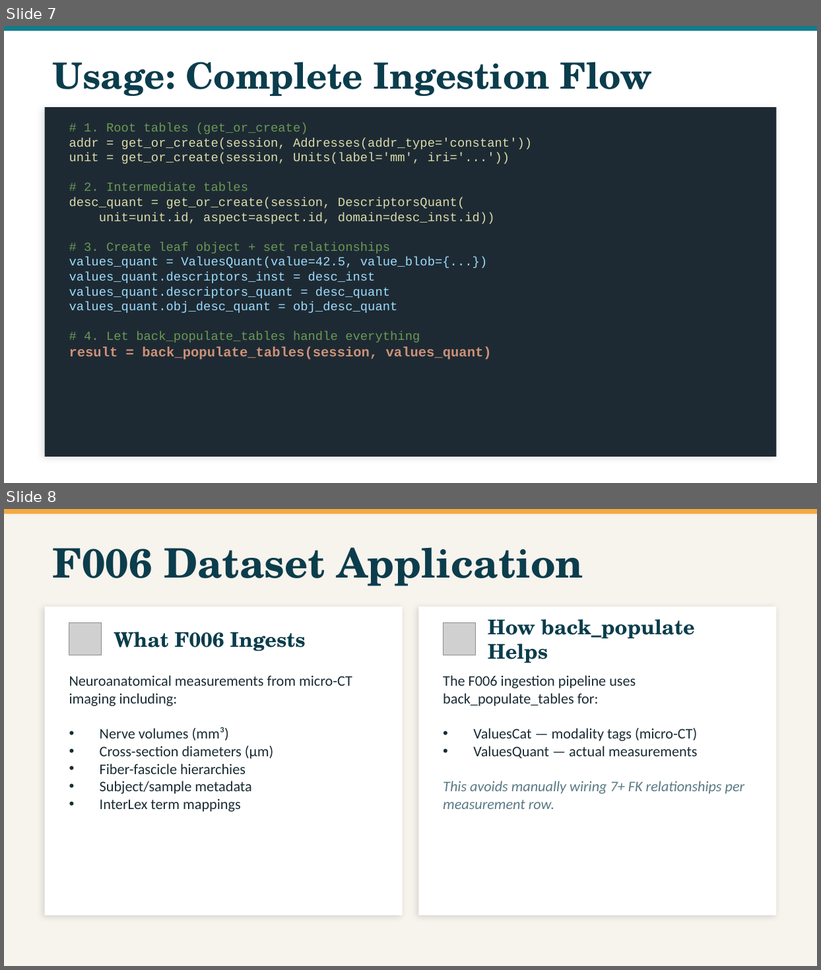
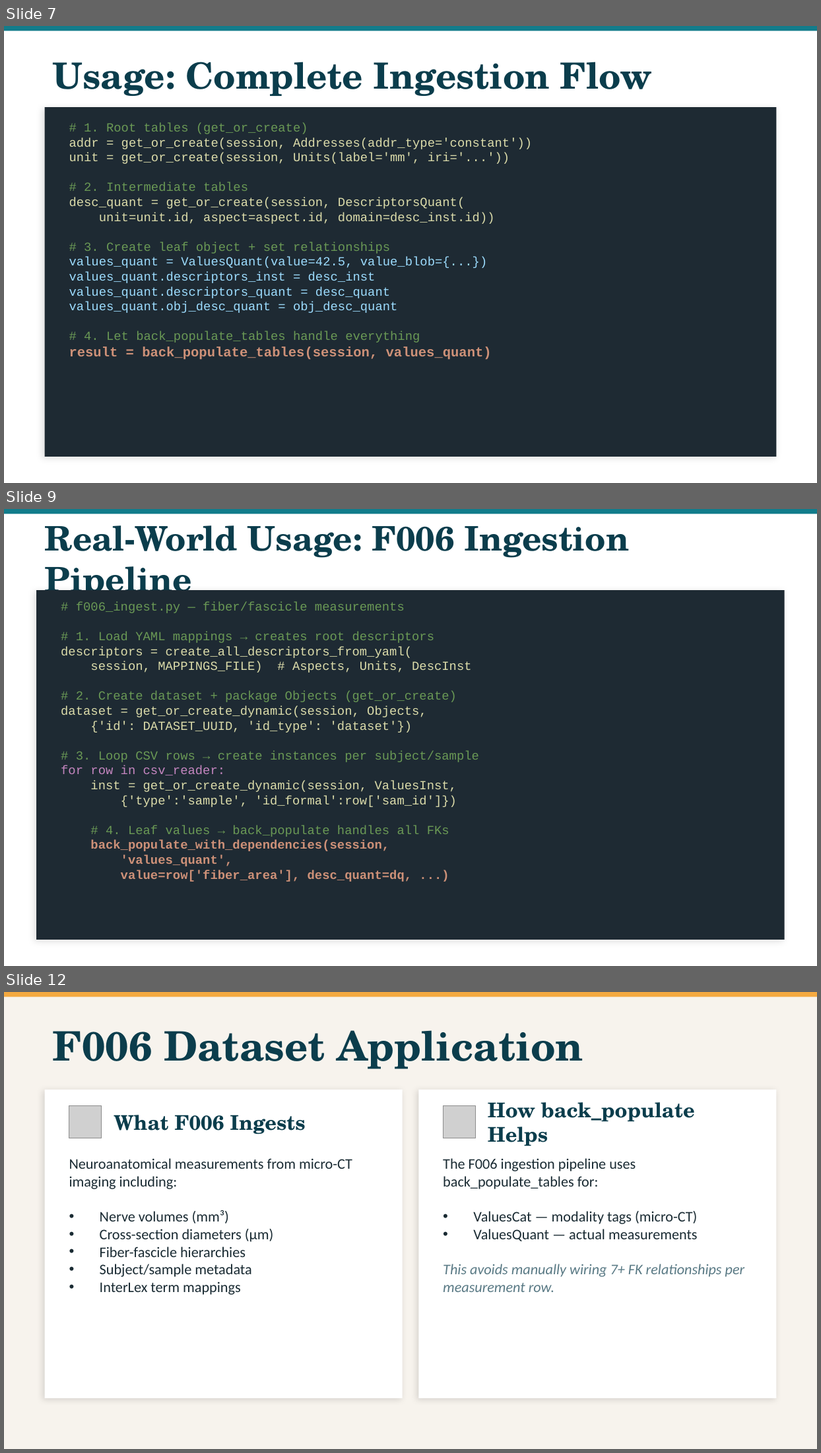
Before and after one commit to tmsincomb/quantitative-db, a slide deck: back_populate_tables.pptx. Shown one above the other, each under a label of ours: slides 7 and 8 before the commit, slides 7, 9 and 12 after it; the slides between them are not shown. The pictures are 821x970 and 821x1453 pixels, drawn with LibreOffice and Linux fonts; fonts in the diff are those of the drawing; grey boxes stand for pictures. Boxes give left, top, right and bottom in pixels: in the first picture for what was removed or moved away, otherwise in the second. Text is boxed around its words. In the diff, an @@ line names an element or a change of style, - is before the commit and + after.

```diff
--- a/back_populate_tables.pptx
+++ b/back_populate_tables.pptx
@@ slide 9 added at bbox=[4, 509, 817, 966], background #FFFFFF @@
@@ rectangle added at bbox=[4, 509, 817, 514], fill #127C8B @@
@@ text added at bbox=[45, 525, 629, 603], 30 pt, text #0B3D4C, bold @@
+Real-World Usage: F006 Ingestion Pipeline
@@ rectangle added at bbox=[36, 590, 785, 940], fill #1E2A33 @@
@@ text added at bbox=[61, 602, 479, 882], 11 pt, text #DCDCAA @@
+# f006_ingest.py — fiber/fascicle measurements
+# 1. Load YAML mappings → creates root descriptors
+descriptors = create_all_descriptors_from_yaml(
+session, MAPPINGS_FILE) # Aspects, Units, DescInst
+# 2. Create dataset + package Objects (get_or_create)
+dataset = get_or_create_dynamic(session, Objects,
+{'id': DATASET_UUID, 'id_type': 'dataset'})
+# 3. Loop CSV rows → create instances per subject/sample
+for row in csv_reader:
+inst = get_or_create_dynamic(session, ValuesInst,
+{'type':'sample', 'id_formal':row['sam_id']})
+# 4. Leaf values → back_populate handles all FKs
+back_populate_with_dependencies(session,
+'values_quant',
+value=row['fiber_area'], desc_quant=dq, ...)
@@ what was slide 8 is now slide 12 @@
```
Also in this commit, not shown: 3 other slides added, 1 other file.
